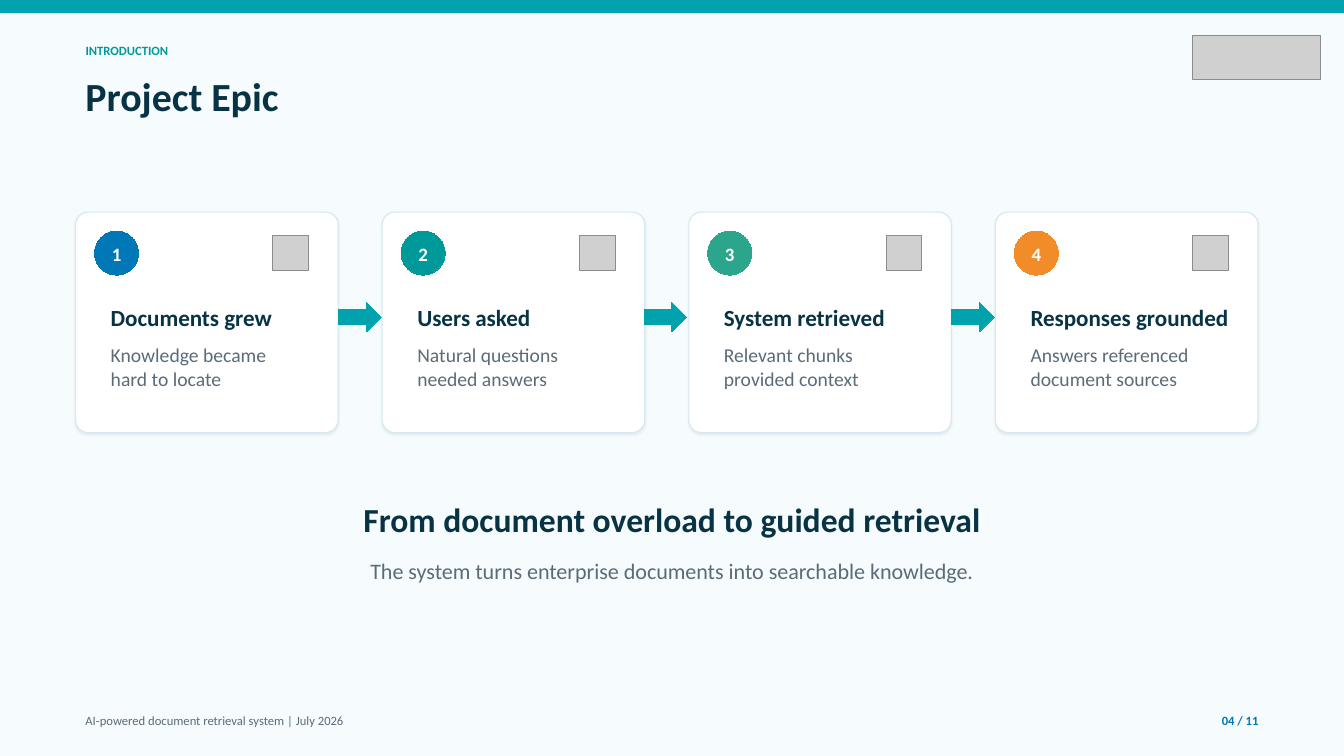
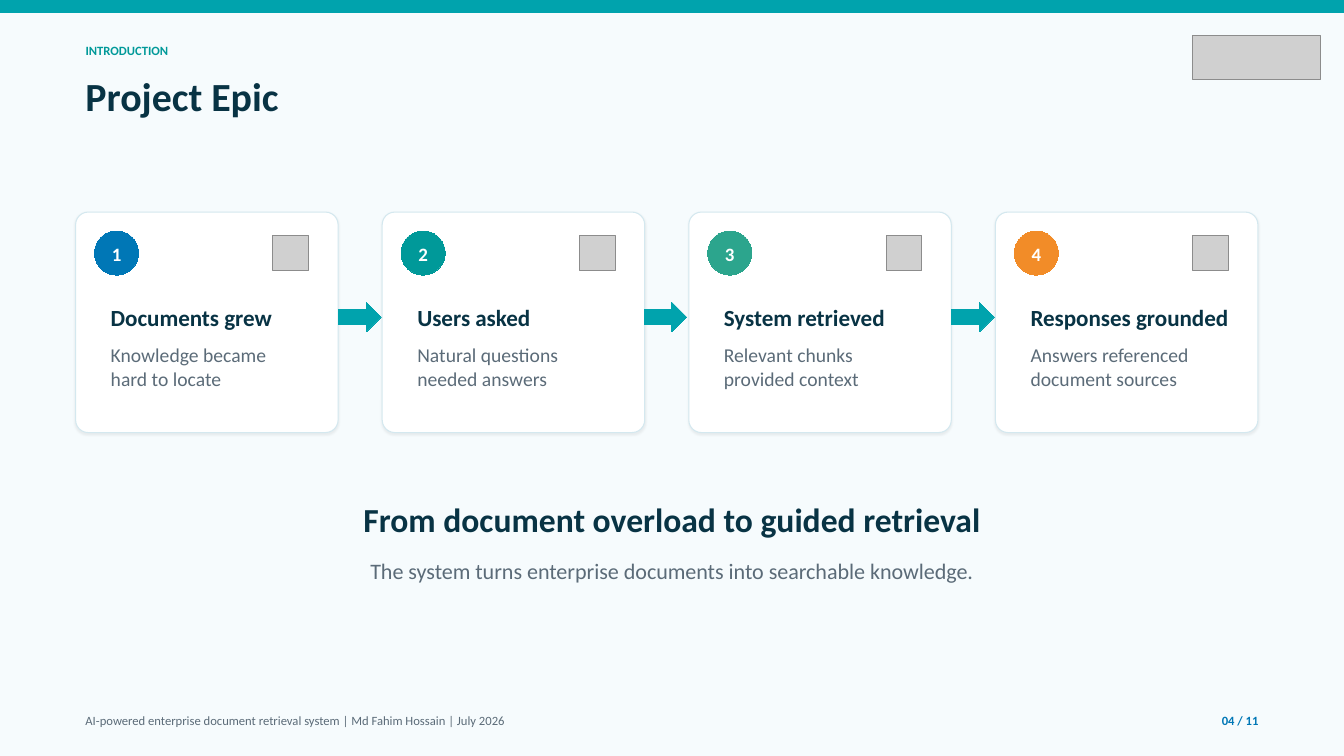
Before and after one commit to alifhossain174/Masters-Internship-Report, a slide deck: slide 4 of Presentation - Software Verification and Validation.pptx. Drawn at 1344x756 pixels with LibreOffice and Linux fonts; fonts in the diff are those of the drawing; grey boxes stand for pictures. Boxes give left, top, right and bottom in pixels: in the first picture for what was removed or moved away, otherwise in the second. Text is boxed around its words. In the diff, an @@ line names an element or a change of style, - is before the commit and + after.

```diff
--- a/Presentation - Software Verification and Validation.pptx
+++ b/Presentation - Software Verification and Validation.pptx
@@ text at <box>85,716,505,727</box>: text changed @@
-AI-powered document retrieval system | July 2026
+AI-powered enterprise document retrieval system | Md Fahim Hossain | July 2026
```
Also in this commit, not shown: 10 other slides changed, 1 other file.
